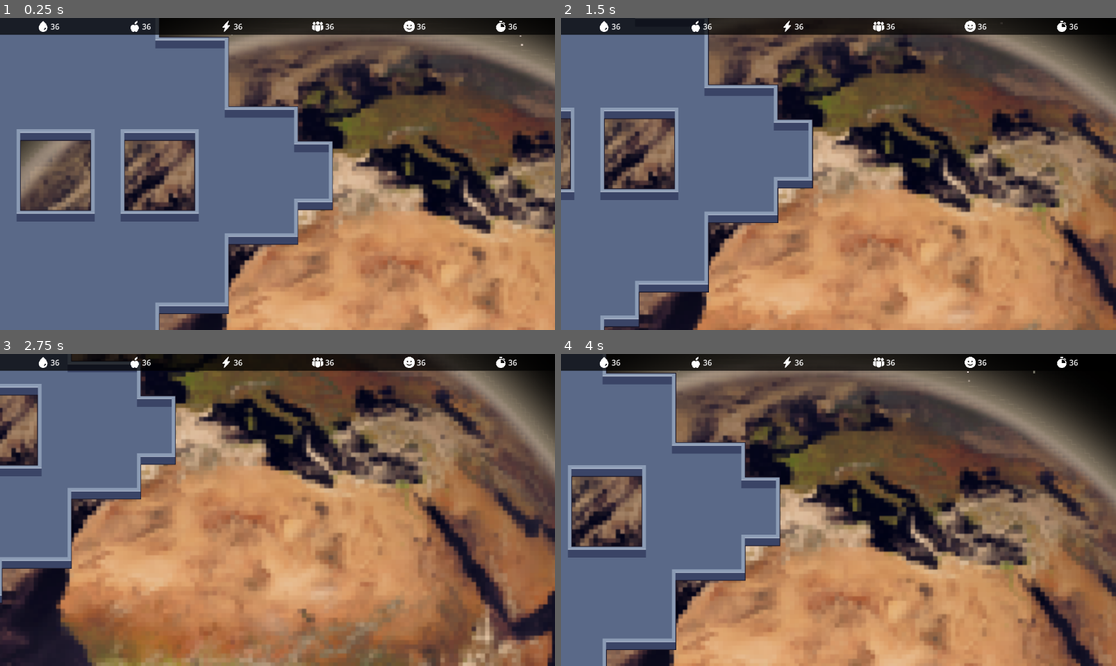
Above: before the commit, frames 1-4 (two rows, left to right).
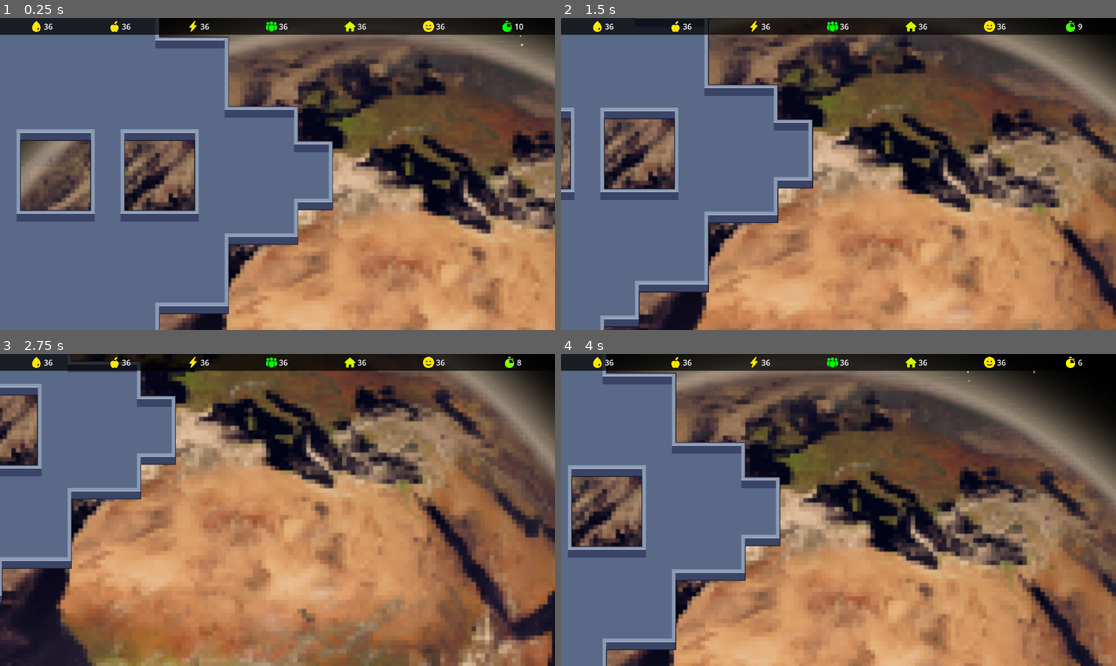
Above: after the commit, the same moments.

Repository: lmagitem-games/ld54
Game: Godot game, scene res://scenes/main.tscn
Two runs of this game, one before a commit and one after it. Both use one fixed random seed, a clock stepped at 60 frames per second and the inputs below.
Inputs:
- Up to frame 1 (0.25 s): no input
- Up to frame 2 (1.5 s): tap Enter at 0.5 s; hold Right (ui_right) 0.53-1.28 s; hold Down (ui_down) from 1.28 s (still down)
- Up to frame 3 (2.75 s): release Down (ui_down) at 2.03 s; hold Right (ui_right) from 2.03 s (still down)
- Up to frame 4 (4 s): release Right (ui_right) at 2.78 s; hold Up (ui_up) 2.78-3.53 s; hold Left (ui_left) from 3.53 s (still down)

The runs differ from the first frame. In frame 1, 0.8% of the frame differs, in the area x 5-95%, y 0-5%; in frame 2, 0.8%; in frame 3, 0.8%, in the area x 5-94%, y 0-5%; in frame 4, 0.8%.

Commit message:
UI shows state values

Diff:
--- a/project.godot
+++ b/project.godot
@@ -14,6 +14,10 @@
 run/main_scene="res://scenes/main.tscn"
 config/features=PackedStringArray("4.1", "GL Compatibility")
 config/icon="res://icon.svg"
+
+[autoload]
+
+GameManager="*res://scripts/game-manager.gd"
 
 [gui]
 
--- a/scenes/main.tscn
+++ b/scenes/main.tscn
@@ -1,17 +1,23 @@
-[gd_scene load_steps=11 format=3 uid="uid://c7hlor1u46rej"]
+[gd_scene load_steps=14 format=3 uid="uid://c7hlor1u46rej"]
 
 [ext_resource type="Script" path="res://scripts/stars.gd" id="1_06kfn"]
 [ext_resource type="Texture2D" uid="uid://ciwjxju8uek1r" path="res://assets/Earth.png" id="2_00tmi"]
+[ext_resource type="Script" path="res://scripts/timer.gd" id="2_5db6h"]
 [ext_resource type="PackedScene" uid="uid://baxq1ulivpmbv" path="res://scenes/map.tscn" id="3_fu177"]
 [ext_resource type="Script" path="res://scripts/camera.gd" id="4_54lj1"]
 [ext_resource type="Texture2D" uid="uid://co68rw8omstbl" path="res://assets/water.png" id="5_dpe1y"]
 [ext_resource type="Texture2D" uid="uid://csuk6boeb5cce" path="res://assets/food.png" id="6_6yt24"]
+[ext_resource type="Script" path="res://scripts/resources_ui_update.gd" id="7_33co4"]
 [ext_resource type="Texture2D" uid="uid://rpyg2w1uxgr6" path="res://assets/energy.png" id="7_e4dk5"]
 [ext_resource type="Texture2D" uid="uid://t6saj13kykk3" path="res://assets/people.png" id="8_resdf"]
 [ext_resource type="Texture2D" uid="uid://mcuy7p8vflji" path="res://assets/happiness.png" id="9_7kc7o"]
 [ext_resource type="Texture2D" uid="uid://0l4rm0jldk47" path="res://assets/timer.png" id="10_d7f8n"]
+[ext_resource type="Texture2D" uid="uid://2vee0gg7y57u" path="res://assets/home.png" id="11_few0h"]
 
 [node name="Main" type="Node2D"]
+
+[node name="Timer" type="Timer" parent="."]
+script = ExtResource("2_5db6h")
 
 [node name="Stars" type="Node2D" parent="."]
 script = ExtResource("1_06kfn")
@@ -48,89 +54,118 @@
 offset_bottom = 26.0
 grow_horizontal = 2
 
-[node name="HBoxContainer7" type="HBoxContainer" parent="CanvasLayer/Control/PanelContainer"]
+[node name="Resources" type="HBoxContainer" parent="CanvasLayer/Control/PanelContainer" node_paths=PackedStringArray("life_support_icon", "life_support_label", "food_icon", "food_label", "energy_icon", "energy_label", "population_icon", "population_label", "shelter_icon", "shelter_label", "happiness_icon", "happiness_label", "timer_icon", "timer_label")]
 layout_mode = 2
+script = ExtResource("7_33co4")
+life_support_icon = NodePath("LifeSupportResource/LifeSupportIcon")
+life_support_label = NodePath("LifeSupportResource/LifeSupportValue")
+food_icon = NodePath("FoodResource/FoodIcon")
+food_label = NodePath("FoodResource/FoodValue")
+energy_icon = NodePath("EnergyResource/EnergyIcon")
+energy_label = NodePath("EnergyResource/EnergyValue")
+population_icon = NodePath("PopulationResource/PopulationIcon")
+population_label = NodePath("PopulationResource/PopulationValue")
+shelter_icon = NodePath("ShelterResouce/ShelterIcon")
+shelter_label = NodePath("ShelterResouce/ShelterValue")
+happiness_icon = NodePath("HappinessResource/HappinessIcon")
+happiness_label = NodePath("HappinessResource/HappinessValue")
+timer_icon = NodePath("TimerResource/TimerIcon")
+timer_label = NodePath("TimerResource/TimerValue")
 
-[node name="HBoxContainer" type="HBoxContainer" parent="CanvasLayer/Control/PanelContainer/HBoxContainer7"]
+[node name="LifeSupportResource" type="HBoxContainer" parent="CanvasLayer/Control/PanelContainer/Resources"]
 layout_mode = 2
 size_flags_horizontal = 6
 size_flags_vertical = 6
 
-[node name="TextureRect" type="TextureRect" parent="CanvasLayer/Control/PanelContainer/HBoxContainer7/HBoxContainer"]
+[node name="LifeSupportIcon" type="TextureRect" parent="CanvasLayer/Control/PanelContainer/Resources/LifeSupportResource"]
 layout_mode = 2
 texture = ExtResource("5_dpe1y")
 expand_mode = 3
 
-[node name="Label" type="Label" parent="CanvasLayer/Control/PanelContainer/HBoxContainer7/HBoxContainer"]
+[node name="LifeSupportValue" type="Label" parent="CanvasLayer/Control/PanelContainer/Resources/LifeSupportResource"]
 layout_mode = 2
 text = "36"
 
-[node name="HBoxContainer2" type="HBoxContainer" parent="CanvasLayer/Control/PanelContainer/HBoxContainer7"]
+[node name="FoodResource" type="HBoxContainer" parent="CanvasLayer/Control/PanelContainer/Resources"]
 layout_mode = 2
 size_flags_horizontal = 6
 size_flags_vertical = 4
 
-[node name="TextureRect" type="TextureRect" parent="CanvasLayer/Control/PanelContainer/HBoxContainer7/HBoxContainer2"]
+[node name="FoodIcon" type="TextureRect" parent="CanvasLayer/Control/PanelContainer/Resources/FoodResource"]
 layout_mode = 2
 texture = ExtResource("6_6yt24")
 expand_mode = 3
 
-[node name="Label" type="Label" parent="CanvasLayer/Control/PanelContainer/HBoxContainer7/HBoxContainer2"]
+[node name="FoodValue" type="Label" parent="CanvasLayer/Control/PanelContainer/Resources/FoodResource"]
 layout_mode = 2
 text = "36"
 
-[node name="HBoxContainer3" type="HBoxContainer" parent="CanvasLayer/Control/PanelContainer/HBoxContainer7"]
+[node name="EnergyResource" type="HBoxContainer" parent="CanvasLayer/Control/PanelContainer/Resources"]
 layout_mode = 2
 size_flags_horizontal = 6
 size_flags_vertical = 4
 
-[node name="TextureRect" type="TextureRect" parent="CanvasLayer/Control/PanelContainer/HBoxContainer7/HBoxContainer3"]
+[node name="EnergyIcon" type="TextureRect" parent="CanvasLayer/Control/PanelContainer/Resources/EnergyResource"]
 layout_mode = 2
 texture = ExtResource("7_e4dk5")
 expand_mode = 3
 
-[node name="Label" type="Label" parent="CanvasLayer/Control/PanelContainer/HBoxContainer7/HBoxContainer3"]
+[node name="EnergyValue" type="Label" parent="CanvasLayer/Control/PanelContainer/Resources/EnergyResource"]
 layout_mode = 2
 text = "36"
 
-[node name="HBoxContainer4" type="HBoxContainer" parent="CanvasLayer/Control/PanelContainer/HBoxContainer7"]
+[node name="PopulationResource" type="HBoxContainer" parent="CanvasLayer/Control/PanelContainer/Resources"]
 layout_mode = 2
 size_flags_horizontal = 6
 size_flags_vertical = 4
 
-[node name="TextureRect" type="TextureRect" parent="CanvasLayer/Control/PanelContainer/HBoxContainer7/HBoxContainer4"]
+[node name="PopulationIcon" type="TextureRect" parent="CanvasLayer/Control/PanelContainer/Resources/PopulationResource"]
 layout_mode = 2
 texture = ExtResource("8_resdf")
 expand_mode = 3
 
-[node name="Label" type="Label" parent="CanvasLayer/Control/PanelContainer/HBoxContainer7/HBoxContainer4"]
+[node name="PopulationValue" type="Label" parent="CanvasLayer/Control/PanelContainer/Resources/PopulationResource"]
 layout_mode = 2
 text = "36"
 
-[node name="HBoxContainer5" type="HBoxContainer" parent="CanvasLayer/Control/PanelContainer/HBoxContainer7"]
+[node name="ShelterResouce" type="HBoxContainer" parent="CanvasLayer/Control/PanelContainer/Resources"]
 layout_mode = 2
 size_flags_horizontal = 6
 size_flags_vertical = 4
 
-[node name="TextureRect" type="TextureRect" parent="CanvasLayer/Control/PanelContainer/HBoxContainer7/HBoxContainer5"]
+[node name="ShelterIcon" type="TextureRect" parent="CanvasLayer/Control/PanelContainer/Resources/ShelterResouce"]
+layout_mode = 2
+texture = ExtResource("11_few0h")
+expand_mode = 3
+
+[node name="ShelterValue" type="Label" parent="CanvasLayer/Control/PanelContainer/Resources/ShelterResouce"]
+layout_mode = 2
+text = "36"
+
+[node name="HappinessResource" type="HBoxContainer" parent="CanvasLayer/Control/PanelContainer/Resources"]
+layout_mode = 2
+size_flags_horizontal = 6
+size_flags_vertical = 4
+
+[node name="HappinessIcon" type="TextureRect" parent="CanvasLayer/Control/PanelContainer/Resources/HappinessResource"]
 layout_mode = 2
 texture = ExtResource("9_7kc7o")
 expand_mode = 3
 
-[node name="Label" type="Label" parent="CanvasLayer/Control/PanelContainer/HBoxContainer7/HBoxContainer5"]
+[node name="HappinessValue" type="Label" parent="CanvasLayer/Control/PanelContainer/Resources/HappinessResource"]
 layout_mode = 2
 text = "36"
 
-[node name="HBoxContainer6" type="HBoxContainer" parent="CanvasLayer/Control/PanelContainer/HBoxContainer7"]
+[node name="TimerResource" type="HBoxContainer" parent="CanvasLayer/Control/PanelContainer/Resources"]
 layout_mode = 2
 size_flags_horizontal = 6
 size_flags_vertical = 4
 
-[node name="TextureRect" type="TextureRect" parent="CanvasLayer/Control/PanelContainer/HBoxContainer7/HBoxContainer6"]
+[node name="TimerIcon" type="TextureRect" parent="CanvasLayer/Control/PanelContainer/Resources/TimerResource"]
 layout_mode = 2
 texture = ExtResource("10_d7f8n")
 expand_mode = 3
 
-[node name="Label" type="Label" parent="CanvasLayer/Control/PanelContainer/HBoxContainer7/HBoxContainer6"]
+[node name="TimerValue" type="Label" parent="CanvasLayer/Control/PanelContainer/Resources/TimerResource"]
 layout_mode = 2
 text = "36"
--- /dev/null
+++ b/scripts/game-manager.gd
@@ -0,0 +1,73 @@
+extends Node
+
+# Define signals
+signal life_support_changed
+signal food_changed
+signal energy_changed
+signal population_changed
+signal shelter_changed
+signal happiness_changed
+signal timer_changed
+
+@export var life_support:= 36
+@export var ideal_life_support:= 100
+@export var food:= 36
+@export var ideal_food:= 100
+@export var energy:= 36
+@export var ideal_energy:= 100
+@export var population:= 36
+@export var shelter:= 36
+@export var happiness:= 36
+@export var ideal_happiness:= 100
+@export var timer:= 10.0
+@export var timer_interval:= 10.0
+
+func _ready():
+	print("GameManager is ready!")
+
+func setup_timer(timer_node: Timer):
+	timer_node.wait_time = 1
+	timer_node.one_shot = false
+	timer_node.start()
+	timer_node.connect("timeout", self._on_timer_timeout)
+
+func _on_timer_timeout():
+	if timer > 0:
+		set_timer(timer - 1)
+	elif timer == 0:
+		set_timer(timer_interval)
+
+func set_life_support(value):
+	if life_support != value:
+		life_support = value
+		emit_signal("life_support_changed")
+
+func set_food(value):
+	if food != value:
+		food = value
+		emit_signal("food_changed")
+
+func set_energy(value):
+	if energy != value:
+		energy = value
+		emit_signal("energy_changed")
+
+func set_population(value):
+	if population != value:
+		population = value
+		emit_signal("population_changed")
+
+func set_shelter(value):
+	if shelter != value:
+		shelter = value
+		emit_signal("shelter_changed")
+
+func set_happiness(value):
+	if happiness != value:
+		happiness = value
+		emit_signal("happiness_changed")
+
+func set_timer(value):
+	if timer != value:
+		timer = value
+		emit_signal("timer_changed")
--- /dev/null
+++ b/scripts/resources_ui_update.gd
@@ -0,0 +1,72 @@
+extends HBoxContainer
+
+@export var life_support_icon: TextureRect
+@export var life_support_label: Label
+@export var food_icon: TextureRect
+@export var food_label: Label
+@export var energy_icon: TextureRect
+@export var energy_label: Label
+@export var population_icon: TextureRect
+@export var population_label: Label
+@export var shelter_icon: TextureRect
+@export var shelter_label: Label
+@export var happiness_icon: TextureRect
+@export var happiness_label: Label
+@export var timer_icon: TextureRect
+@export var timer_label: Label
+
+func _ready():
+	GameManager.connect("life_support_changed", self._on_life_support_changed)
+	GameManager.connect("food_changed", self._on_food_changed)
+	GameManager.connect("energy_changed", self._on_energy_changed)
+	GameManager.connect("population_changed", self._on_population_changed)
+	GameManager.connect("shelter_changed", self._on_shelter_changed)
+	GameManager.connect("happiness_changed", self._on_happiness_changed)
+	GameManager.connect("timer_changed", self._on_timer_changed)
+	self._on_life_support_changed()
+	self._on_food_changed()
+	self._on_energy_changed()
+	self._on_population_changed()
+	self._on_shelter_changed()
+	self._on_happiness_changed()
+	self._on_timer_changed()
+
+func _on_life_support_changed():
+	life_support_label.text = str(GameManager.life_support)
+	_update_icon_color(life_support_icon, GameManager.life_support, GameManager.ideal_life_support)
+
+func _on_food_changed():
+	food_label.text = str(GameManager.food)
+	_update_icon_color(food_icon, GameManager.food, GameManager.ideal_food)
+
+func _on_energy_changed():
+	energy_label.text = str(GameManager.energy)
+	_update_icon_color(energy_icon, GameManager.energy, GameManager.ideal_energy)
+
+func _on_population_changed():
+	population_label.text = str(GameManager.population)
+	_update_icon_color(population_icon, GameManager.population, 1)
+
+func _on_shelter_changed():
+	shelter_label.text = str(GameManager.shelter)
+	_update_icon_color(shelter_icon, GameManager.shelter, GameManager.population * 1.5)
+
+func _on_happiness_changed():
+	happiness_label.text = str(GameManager.happiness)
+	_update_icon_color(happiness_icon, GameManager.happiness, GameManager.ideal_happiness)
+
+func _on_timer_changed():
+	timer_label.text = str(GameManager.timer)
+	_update_icon_color(timer_icon, GameManager.timer, GameManager.timer_interval)
+
+func _update_icon_color(icon: TextureRect, value: float, ideal: float):
+	var percent = clamp(value / ideal, 0.1, 1)
+
+	var green_color = Color(0, 1, 0, 1)
+	var yellow_color = Color(1, 1, 0, 1)
+	var red_color = Color(1, 0, 0, 1)
+
+	if percent > 0.4:
+		icon.modulate = green_color.lerp(yellow_color, (1 - percent) * (2.5))
+	else:
+		icon.modulate = yellow_color.lerp(red_color, (0.4 - percent) * (2.5))
--- /dev/null
+++ b/scripts/timer.gd
@@ -0,0 +1,4 @@
+extends Timer
+
+func _ready():
+	GameManager.setup_timer(self)
Binary file added: assets/home.png
Not shown, added: assets/home.png.import
